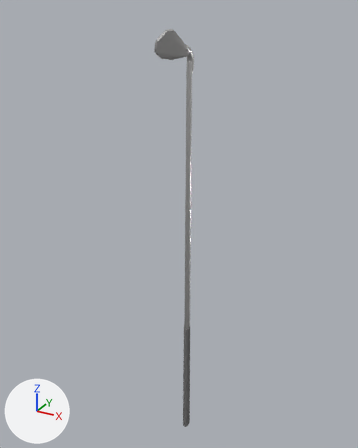
The glTF model experiments/indoor30-20261113/golf-simulator/assets/golf_wedge__b869e0e2b0ad.glb, before and after one commit.
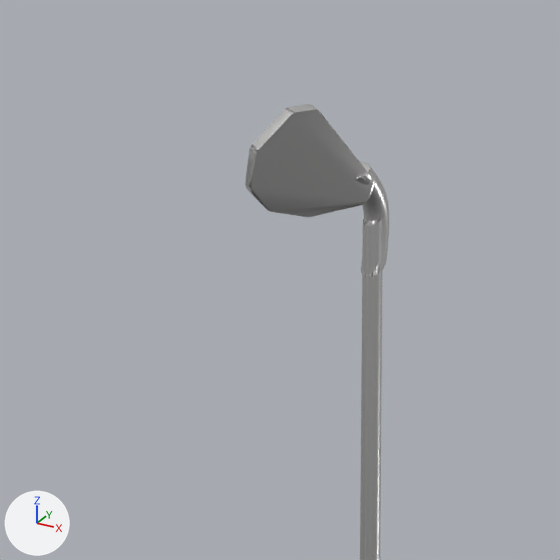
Each version appears first whole from a 50 mm lens placed at (0.613, -1.164, 1.345), pointed at (-0.027, 0.001, 0.762), and next in a close-up on the part from 24% to 67% of the width and 0% to 34% of the height. The lights are fixed; the arrows at lower left show +X, +Y and +Z. The last two pictures show the newer version.

Names of what the first close-up shows: 'club'.
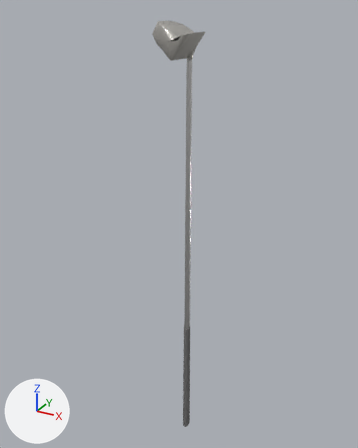
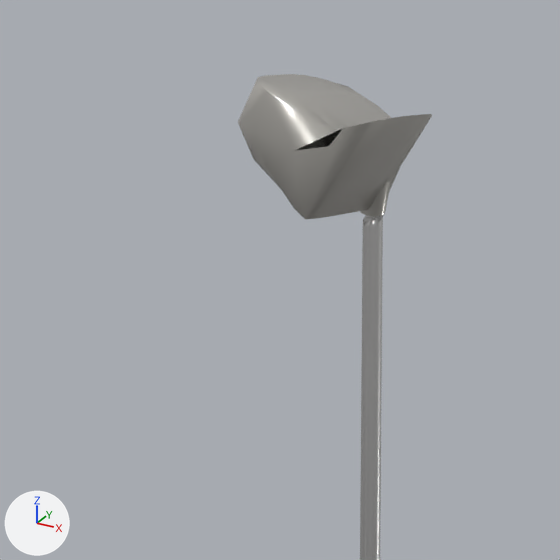
What differs and where, as boxes (x1, y1, x2, y2) in the close-ups (560 x 560 px):
'club', reshaped
    before: (245, 104, 389, 560)
    after: (238, 74, 432, 560)
part 1 of me_club, rebuilt (49% wider, 28% taller)
    before: (245, 104, 375, 217)
    after: (238, 74, 432, 219)
part 2 of me_club, built on
    before: (354, 162, 389, 276)
    after: (360, 181, 391, 217)

What changed in the scene script:
```text
Add mat_wedge_head:
    mat_wedge_head = principled_material('wedge_head')
    mat_wedge_head.base_color = (0.62, 0.6, 0.56)  # light grey #cecbc5
    mat_wedge_head.metallic = 0.8
    mat_wedge_head.roughness = 0.32
Change me_club:
    used by ob_club; location = (0.0, 0.0, 0.0)
    remove me_club.from_pydata(...)  # 1714 vertices, 3412 faces; spans x -0.046..0.013, y -0.097..0.018, z 0.0..1.296
    add me_club.from_pydata(...)  # 488 vertices, 960 faces; spans x -0.063..0.055, y -0.097..0.013, z 0.0..1.313
    me_club part 1: the loose piece of 82 vertices spanning x -0.046..0.01, y -0.097..-0.006, z 1.224..1.296 is rebuilt with 82 vertices and now spans x -0.063..0.055, y -0.097..0.013, z 1.226..1.313, in mat_wedge_head (light grey #cecbc5)
    me_club part 2: 1247 vertices removed from x -0.008..0.01, y -0.026..0.018, z 1.181..1.257; 21 vertices added at x -0.007..0.022, y -0.019..0.012, z 1.221..1.268
    add me_club.materials.append(mat_wedge_head)  # light grey #cecbc5
```
